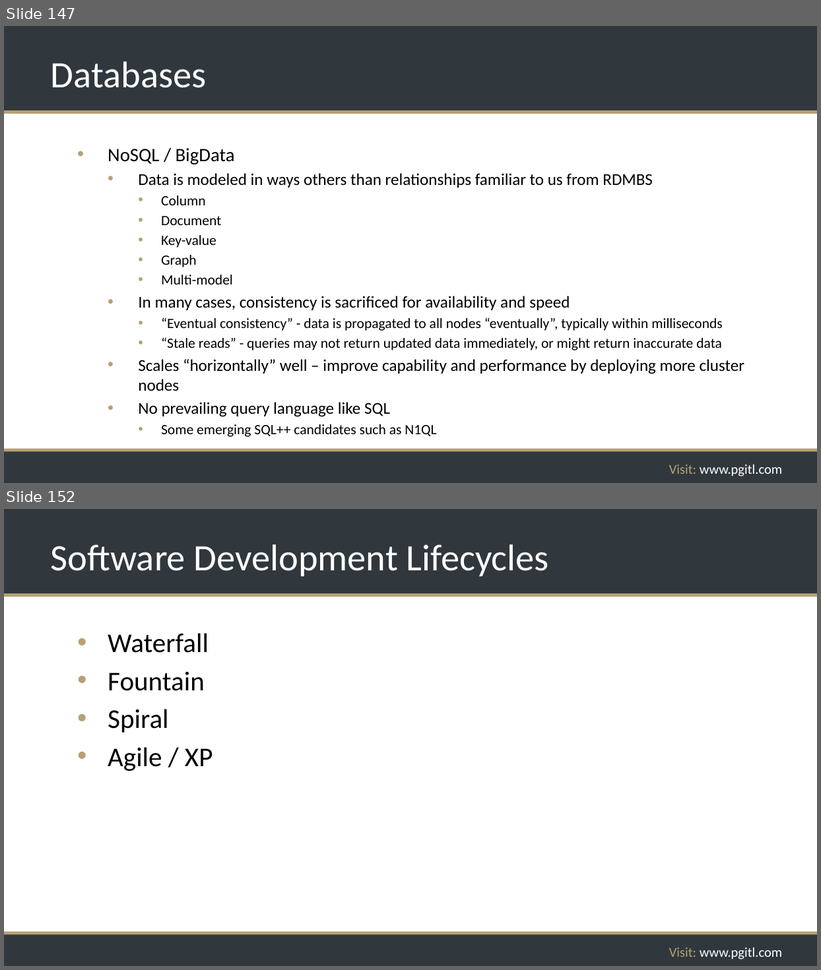
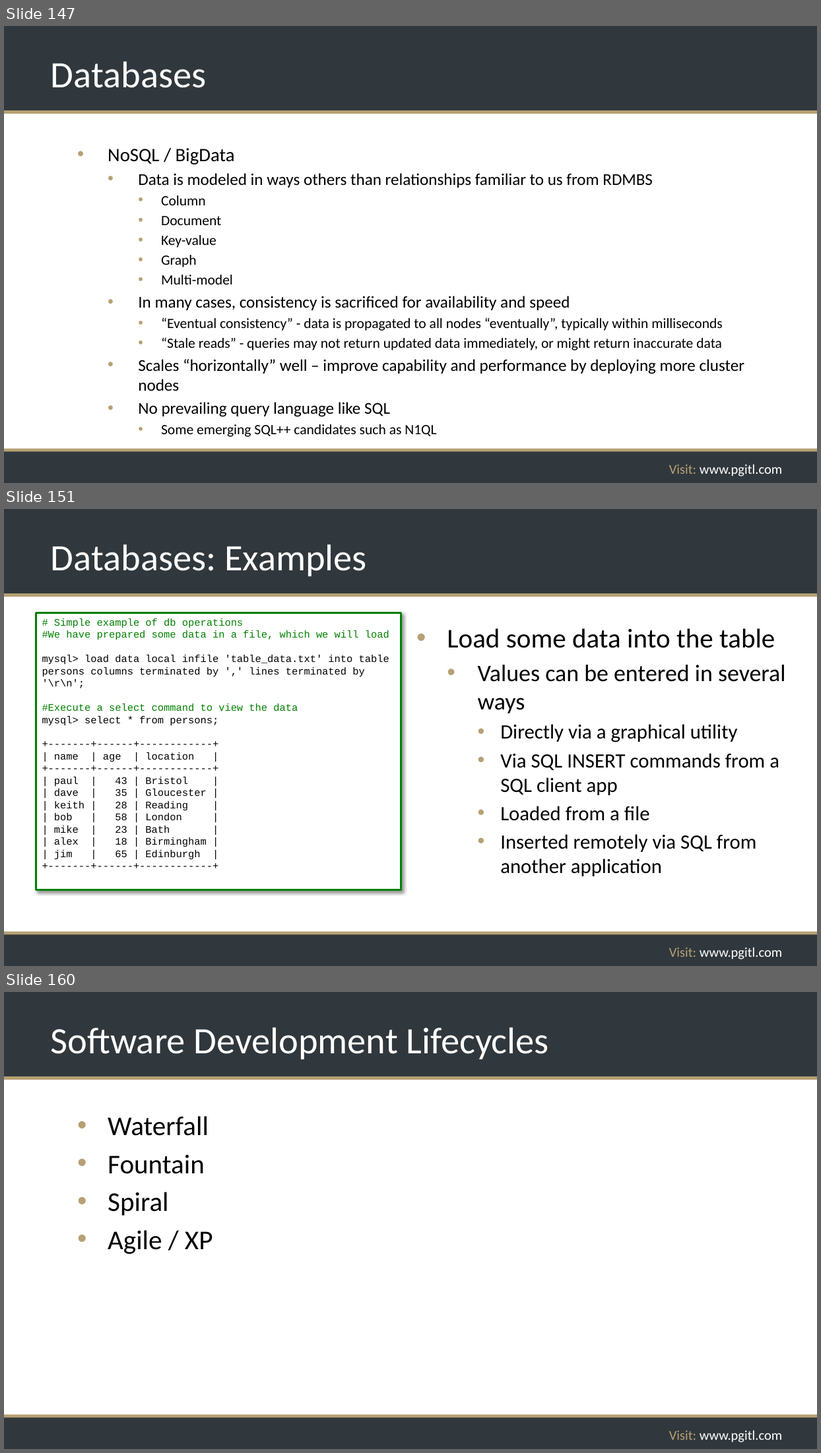
Before and after one commit to rikkouri/project-a, a slide deck: Programming Foundations.pptx. Shown one above the other, each under a label of ours: slides 147 and 152 before the commit, slides 147, 151 and 160 after it; the slides between them are not shown. The pictures are 821x970 and 821x1453 pixels, drawn with LibreOffice and Linux fonts; fonts in the diff are those of the drawing; background and template pictures are left out. Boxes give left, top, right and bottom in pixels: in the first picture for what was removed or moved away, otherwise in the second. Text is boxed around its words. In the diff, an @@ line names an element or a change of style, - is before the commit and + after.

Commit message:
Added more database slides

```diff
--- a/Programming Foundations.pptx
+++ b/Programming Foundations.pptx
@@ slide 151 added at [4,509,817,966], background #FFFFFF; not listed: 5 template elements that a slide beside it also shows @@
@@ title added at [51,544,367,576], 44 pt, text #FFFFFF @@
+Databases: Examples
@@ rectangle added at [36,613,401,890], fill #FFFFFF, outline #008000 2.25 pt, 12 pt, text #000000 @@
+# Simple example of db operations
+#We have prepared some data in a file, which we will load
+mysql> load data local infile 'table_data.txt' into table persons columns terminated by ',' lines terminated by '\r\n';
+#Execute a select command to view the data
+mysql> select * from persons;
++-------+------+------------+
+| name | age | location |
++-------+------+------------+
+| paul | 43 | Bristol |
+| dave | 35 | Gloucester |
+| keith | 28 | Reading |
+| bob | 58 | London |
+| mike | 23 | Bath |
+| alex | 18 | Birmingham |
+| jim | 65 | Edinburgh |
++-------+------+------------+
@@ text added at [447,628,786,877], 24 pt, text #000000 @@
+• Load some data into the table
+  • Values can be entered in several ways
+    • Directly via a graphical utility
+    • Via SQL INSERT commands from a SQL client app
+    • Loaded from a file
+    • Inserted remotely via SQL from another application
@@ what was slide 152 is now slide 160 @@
```
Also in this commit, not shown: 4 slides changed, 7 other slides added, 1 other file.
